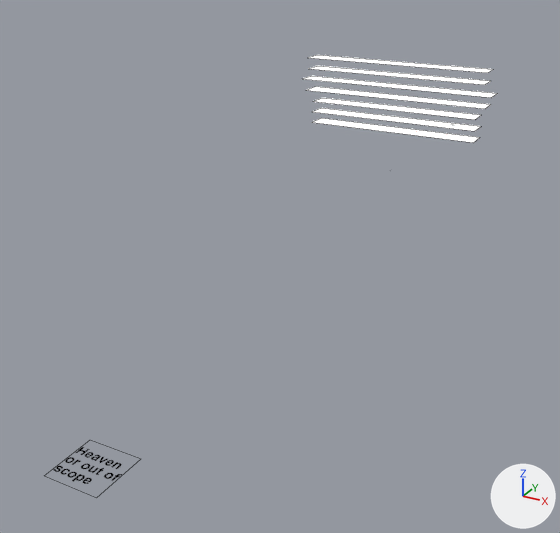
An edit to the Blender file Blend/decks.blend, drawn before and after from the same camera.
The view is the same before and after, from a camera (50 mm lens) standing at (75.1, -201.4, 63.7) and looking at (6.3, -76.3, 1.2). The lights are fixed; the arrows at lower right show +X, +Y and +Z. Mesh edges are drawn as thin lines.

The older version as bpy lines, for what is in view:
```python
ob_b_deck = bpy.data.objects.new('B_Deck', me_b_deck)
ob_b_deck.parent = ob_decks
ob_b_deck.location = (0.0, 0.0, 24.0)
ob_boat_deck = bpy.data.objects.new('_Boat_Deck', me_boat_deck)
ob_boat_deck.parent = ob_decks
ob_boat_deck.location = (0.0, 0.0, 30.0)
ob_c_deck = bpy.data.objects.new('C_Deck', me_c_deck)
ob_c_deck.parent = ob_decks
ob_c_deck.location = (0.0, 0.0, 21.0)
ob_d_deck = bpy.data.objects.new('D_Deck', me_d_deck)
ob_d_deck.parent = ob_decks
ob_d_deck.location = (0.0, 0.0, 18.0)
ob_e_deck = bpy.data.objects.new('E_Deck', me_e_deck)
ob_e_deck.parent = ob_decks
ob_e_deck.location = (0.0, 0.0, 15.0)
ob_f_deck = bpy.data.objects.new('F_Deck', me_f_deck)
ob_f_deck.parent = ob_decks
ob_f_deck.location = (0.0, 0.0, 12.0)
ob_orlop_deck = bpy.data.objects.new('Orlop_Deck', me_orlop_deck)
ob_orlop_deck.parent = ob_decks
ob_orlop_deck.location = (0.0, 0.0, 6.0)
# also in view: 'A_Deck' at (0.0, 0.0, 27.0)
```
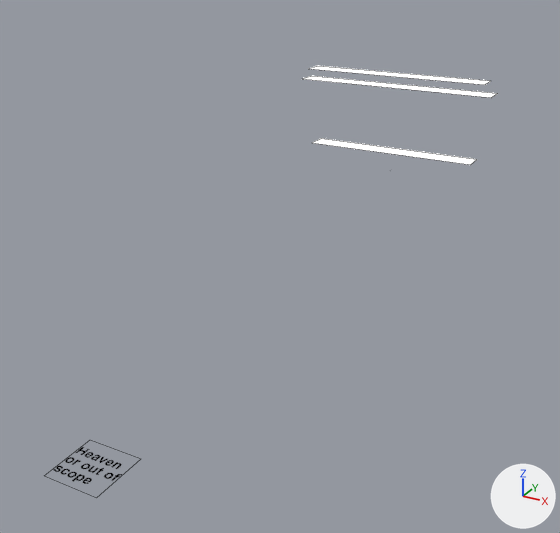
The change, as a diff of the scene's bpy script:
```diff
--- a/Blend/decks.blend.py
+++ b/Blend/decks.blend.py
@@ ob_boat_deck @@
 ob_boat_deck.location = (0.0, 0.0, 30.0)
+ob_boat_deck.hide_set(True)
@@ ob_c_deck @@
 ob_c_deck.location = (0.0, 0.0, 21.0)
+ob_c_deck.hide_set(True)
@@ ob_d_deck @@
 ob_d_deck.location = (0.0, 0.0, 18.0)
+ob_d_deck.hide_set(True)
@@ ob_e_deck @@
 ob_e_deck.location = (0.0, 0.0, 15.0)
+ob_e_deck.hide_set(True)
@@ ob_f_deck @@
 ob_f_deck.location = (0.0, 0.0, 12.0)
+ob_f_deck.hide_set(True)
@@ ob_orlop_deck @@
 ob_orlop_deck.location = (0.0, 0.0, 6.0)
-ob_orlop_deck.hide_set(True)
```

Changed parts and their boxes [x1, y1, x2, y2] in the pictures (560 x 533 px):
'Orlop_Deck', shown
    after: [312, 138, 477, 165]
'F_Deck', hidden
    before: [313, 118, 480, 143]
'E_Deck', hidden
    before: [313, 108, 481, 131]
'C_Deck', hidden
    before: [307, 87, 491, 109]
'D_Deck', hidden
    before: [313, 98, 481, 120]
'_Boat_Deck', hidden
    before: [308, 55, 493, 73]
